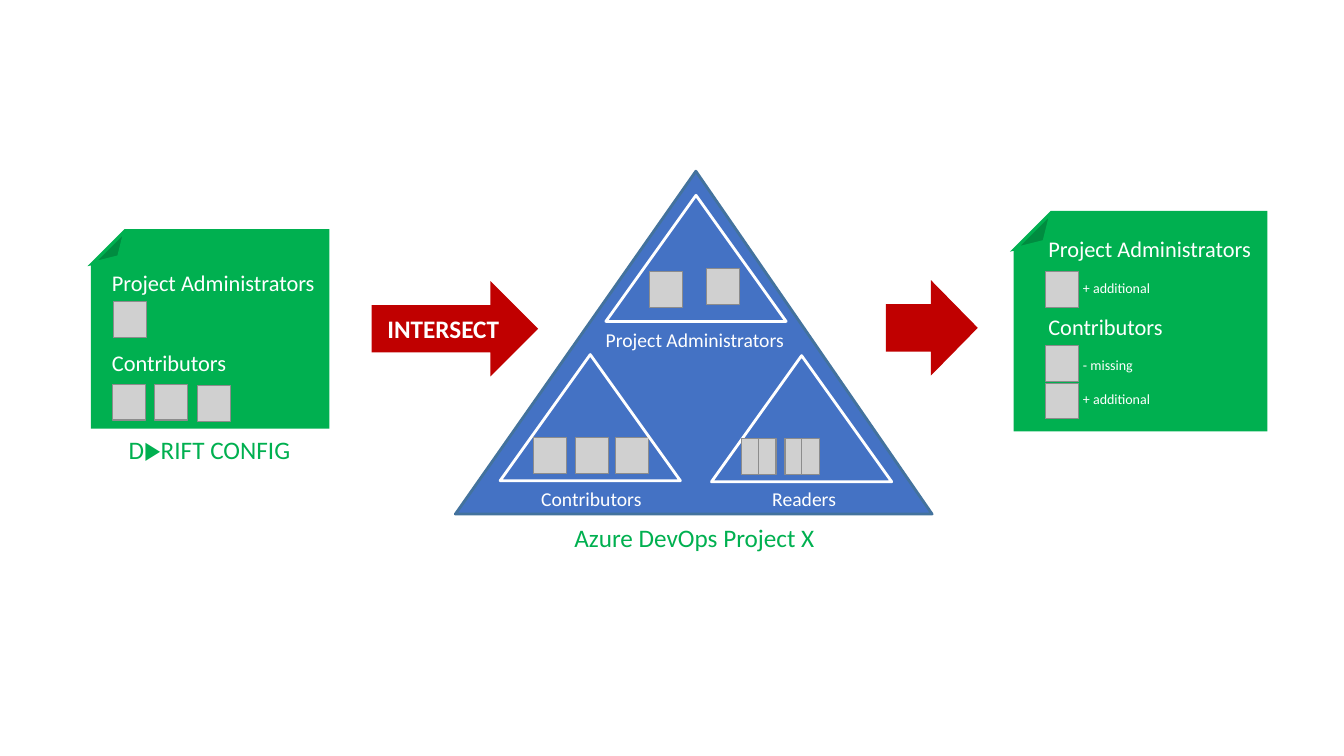
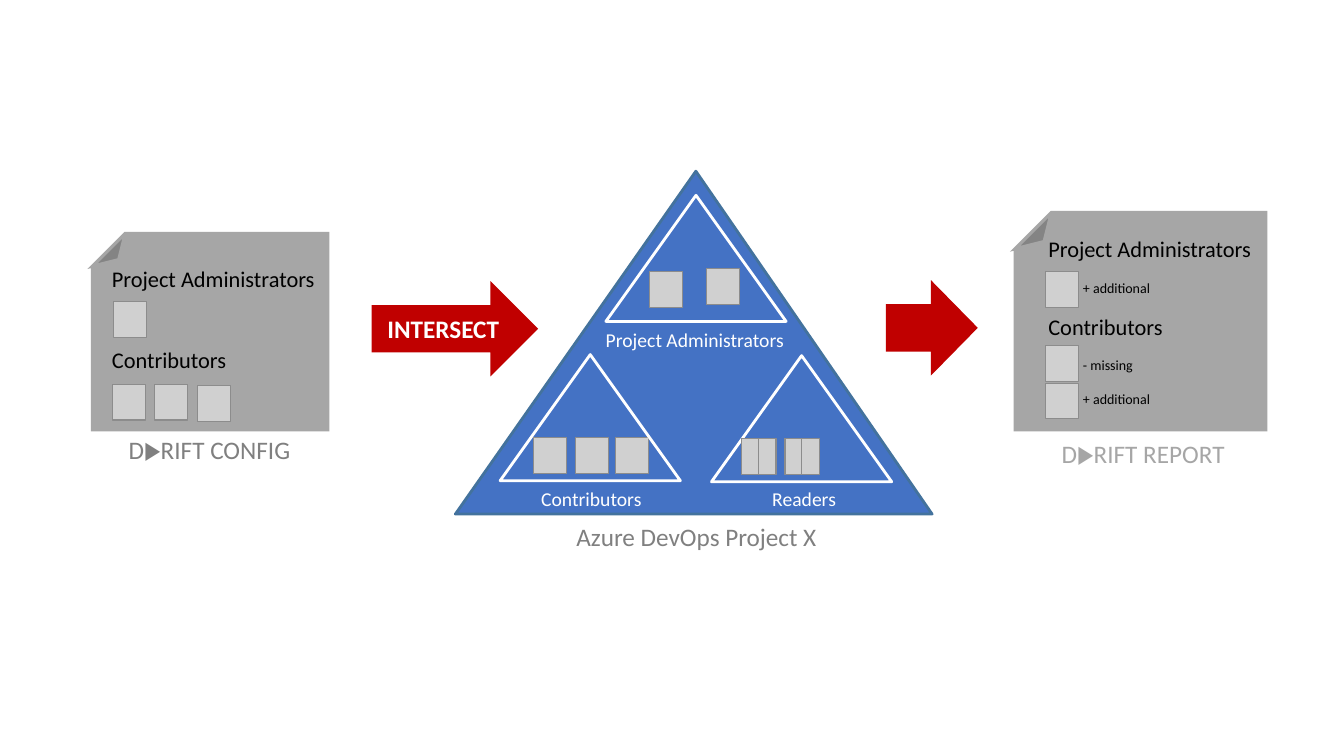
Before and after one commit to ALM-Rangers/azure-devops-anti-drift, a slide deck: slide 2 of images/illustrations.pptx. Drawn at 1344x756 pixels with LibreOffice and Linux fonts; fonts in the diff are those of the drawing; grey boxes stand for pictures. Boxes give left, top, right and bottom in pixels: in the first picture for what was removed or moved away, otherwise in the second. Text is boxed around its words. In the diff, an @@ line names an element or a change of style, - is before the commit and + after.

```diff
--- a/images/illustrations.pptx
+++ b/images/illustrations.pptx
@@ folded corner at (x1=93, y1=234, x2=328, y2=431): fill #00B050 to #A6A6A6; outline #00B050 2.25 pt to #A6A6A6 2.25 pt @@
@@ folded corner moved from (x1=93, y1=231, x2=328, y2=427) to (x1=93, y1=234, x2=328, y2=431) @@
@@ folded corner at (x1=1015, y1=213, x2=1266, y2=431): fill #00B050 to #A6A6A6; outline #00B050 2.25 pt to #A6A6A6 2.25 pt @@
@@ text "Project Administrators" at (x1=1048, y1=241, x2=1250, y2=404): text colour #FFFFFF to #000000 @@
@@ text "Project Administrators" at (x1=112, y1=271, x2=314, y2=368): text colour #FFFFFF to #000000 @@
@@ text "D▶RIFT CONFIG" at (x1=129, y1=442, x2=290, y2=459): text colour #00B050 to #808080 @@
@@ text added at (x1=1062, y1=447, x2=1224, y2=463), 18 pt, text #A6A6A6 @@
+D▶RIFT REPORT
@@ text "Azure DevOps Project X" at (x1=576, y1=529, x2=816, y2=550): text colour #00B050 to #808080 @@
```
Also in this commit, not shown: 2 other slides changed, 3 other files.
